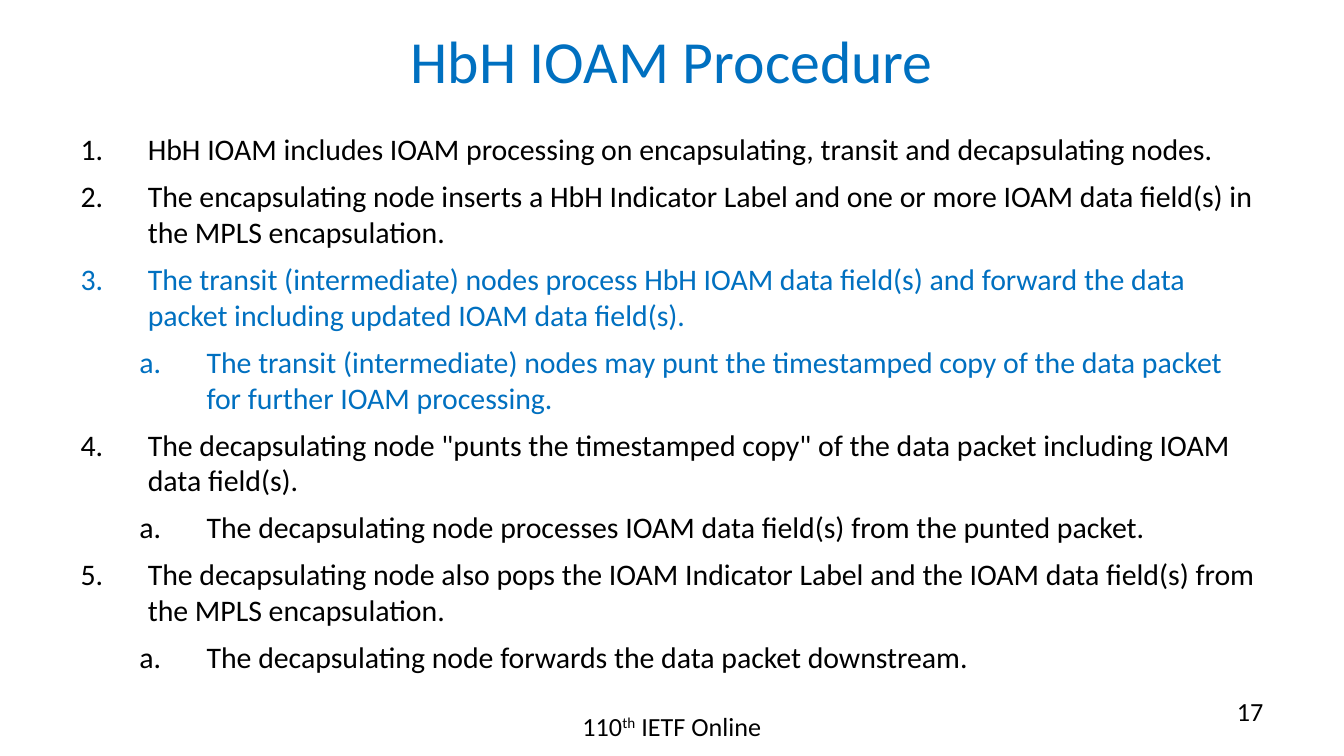
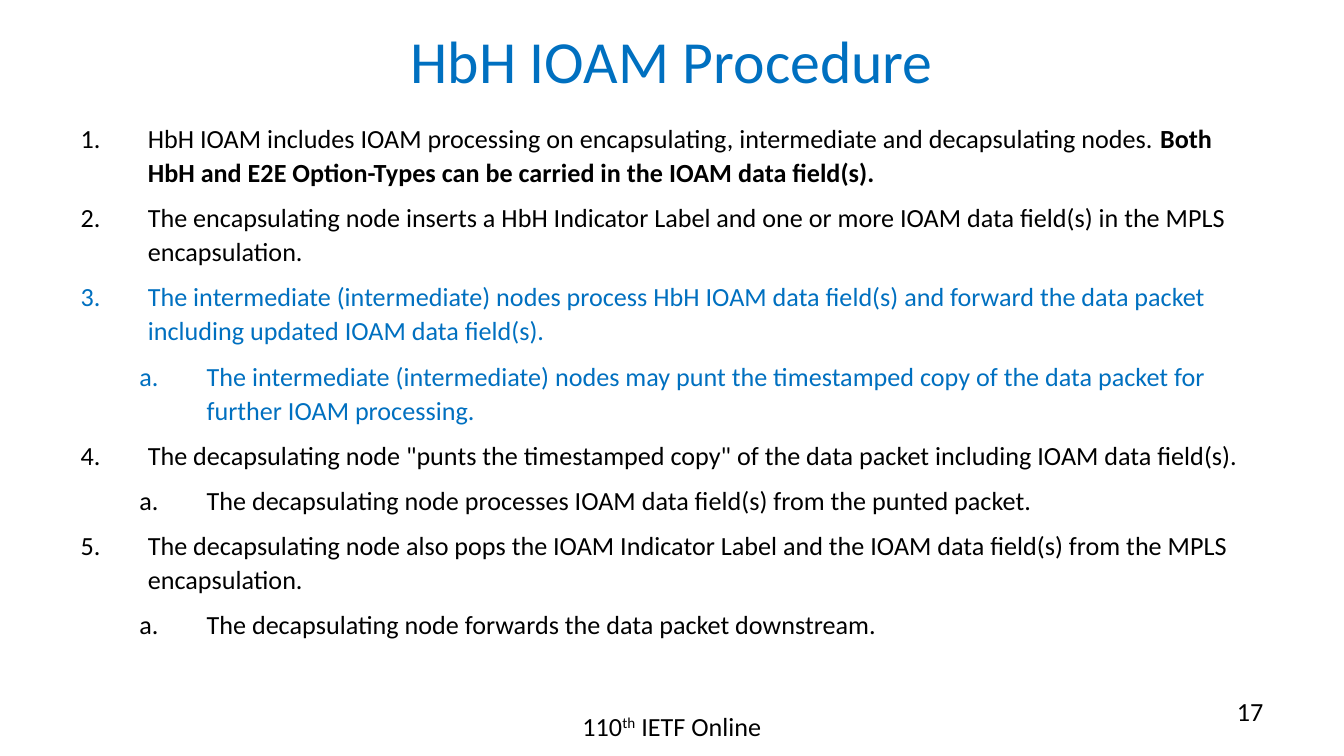
Before and after one commit to rakgandhi/ietf-slides, a slide deck: slide 17 of draft-gandhi-mpls-ioam-sr-05.pptx. Drawn at 1344x756 pixels with LibreOffice and Linux fonts; fonts in the diff are those of the drawing. Boxes give left, top, right and bottom in pixels: in the first picture for what was removed or moved away, otherwise in the second. Text is boxed around its words. In the diff, an @@ line names an element or a change of style, - is before the commit and + after.

```diff
--- a/draft-gandhi-mpls-ioam-sr-05.pptx
+++ b/draft-gandhi-mpls-ioam-sr-05.pptx
@@ text "HbH IOAM includes IOAM processing ...": place and size @@
-text "HbH IOAM includes IOAM processing ..." at (148,139,1254,673)
+text "HbH IOAM includes IOAM processing ..." at (148,129,1227,639)
@@ text at (148,129,1212,186): text changed; size 16 to 14 pt @@
-1. HbH IOAM includes IOAM processing on encapsulating, transit and decapsulating nodes.
+1. HbH IOAM includes IOAM processing on encapsulating, intermediate and decapsulating nodes. Both HbH and E2E Option-Types can be carried in the IOAM data field(s).
@@ text at (148,208,1227,639): size 16 to 14 pt in "The encapsulating node inserts a HbH Indicator ...", "The decapsulating node "punts the timestamped copy" ...", "The decapsulating node processes IOAM data field(s) ...", "The decapsulating node also pops the IOAM ..." and 1 more places; line spacing 19.2pt to 18.2pt @@
@@ text at (148,287,1204,425): text changed; size 16 to 14 pt @@
-3. The transit (intermediate) nodes process HbH IOAM data field(s) and forward the data packet including updated IOAM data field(s).
-  a. The transit (intermediate) nodes may punt the timestamped copy of the data packet for further IOAM processing.
+3. The intermediate (intermediate) nodes process HbH IOAM data field(s) and forward the data packet including updated IOAM data field(s).
+  a. The intermediate (intermediate) nodes may punt the timestamped copy of the data packet for further IOAM processing.
```
Also in this commit, not shown: 19 other slides changed, 1 slide removed, 5 other files.
